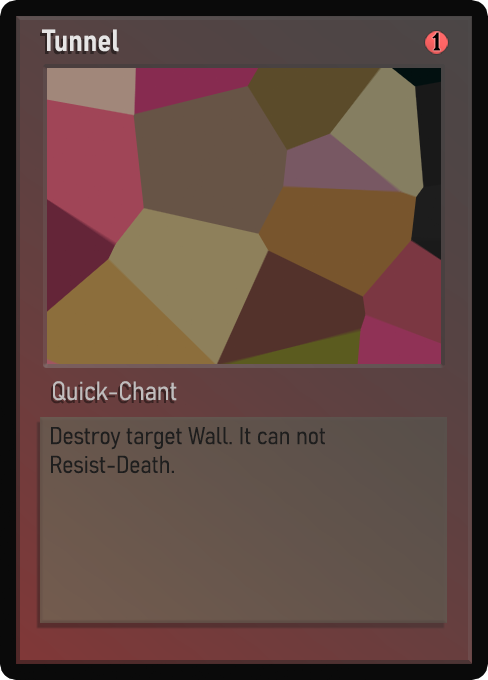
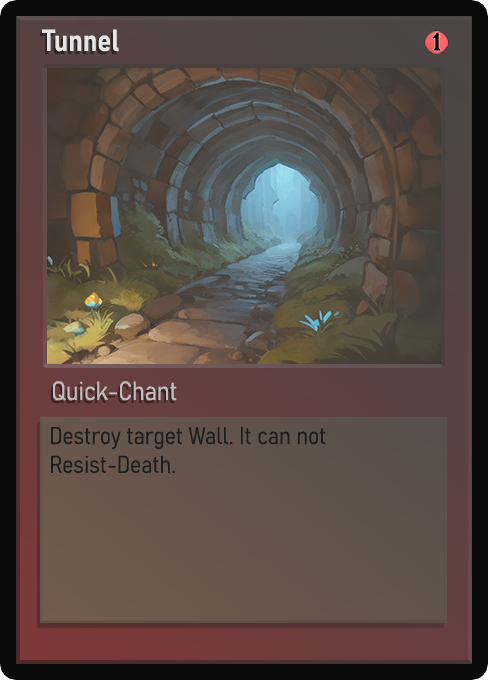
Two versions of the same layered image (488 × 680). Layer-by-layer changes:
painted on "Name" over [99, 36, 109, 51]
painted on "Class" over [55, 383, 156, 401]
painted on "Desc_norm" over [57, 427, 326, 474]
painted on "Artwork" over [47, 68, 441, 364]
